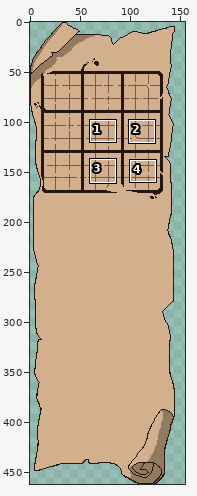
Edited in one commit: pixel-art file (src_sprites/parchment.aseprite). Above: a wide view before the commit, with the close-up outlined.
Close-up. Before:
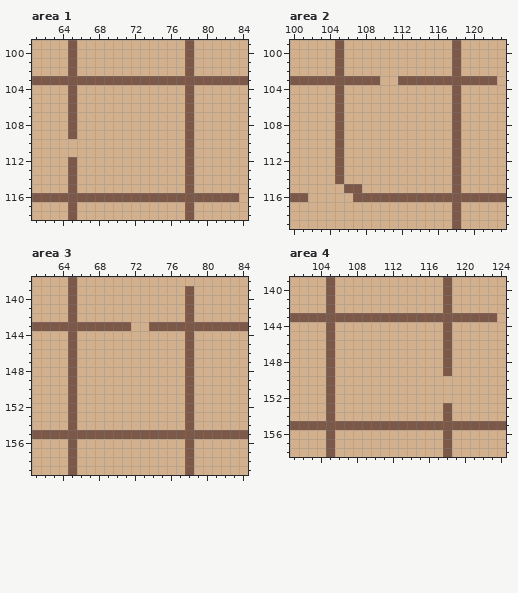
145x462 pixels, 1 frame. Shown: area 1: x 61..84, y 99..118; area 2: x 100..123, y 99..119; area 3: x 61..84, y 138..159; area 4: x 101..124, y 139..158. The old version is drawn lined up with the new one, on the new canvas. The commit also changed other parts of the picture, which this record leaves out.
New version:
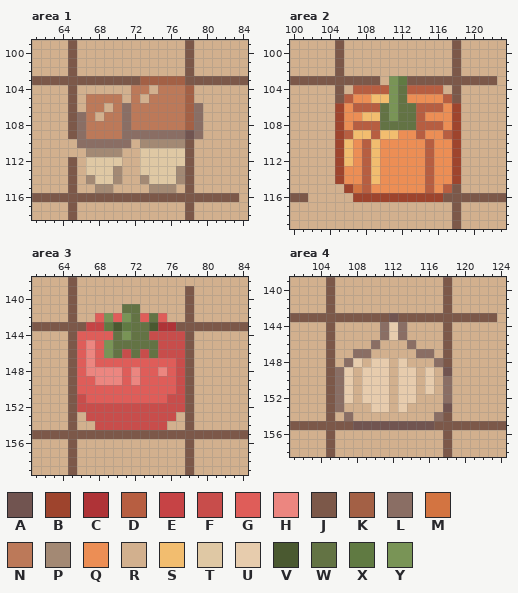
Palette (. is transparent): A #715450  B #9e442d  C #af3337  D #b75e41  E #c64345  F #c84d4b  G #df5d59  H #ec8680  J #7c5849  K #a36045  L #8a6e64  M #d37441  N #bc7959  P #a38974  Q #ec8e55  R #d2b08e  S #f2bd6f  T #dfc8a4  U #e7ccad  V #4a5930  W #637344  X #607a42  Y #799456
Diff:
canvas 145x462 -> 155x462
Area 1:
y 103: x 73..77 JJJJJ -> KKKKK
y 104: x 72..73 RR -> NN; x 75..78 RRRJ -> NNNK
y 105: x 67..70 RRRR -> NNNN; x 72 R -> N; x 74..78 RRRRJ -> NNNNK
y 106: x 67..68 RR -> NN; x 70..79 RRRRRRRRJR -> NLNNNNNNKL
y 107: x 66..67 RR -> LN; x 69..79 RRRRRRRRRJR -> NNLNNNNNNKL
y 108: x 66..79 RRRRRRRRRRRRJR -> LNNNNLNNNNNNKL
y 109: x 66..79 RRRRRRRRRRRRJR -> LNNNNLLLLLLLAL
y 110: x 66..71 RRRRRR -> LLLLLL; x 73..77 RRRRR -> PPPPP
y 111: x 67..70 RRRR -> PPPP; x 73..77 RRRRR -> TTTTT
y 112: x 67..70 RRRR -> TTTT; x 73..77 RRRRR -> TTTTT
y 113: x 67..70 RRRR -> TTTP; x 73..77 RRRRR -> TTTTP
y 114: x 67..70 RRRR -> PTTP; x 73..77 RRRRR -> PTTTP
y 115: x 68..69 RR -> PP; x 74..76 RRR -> PPP
Area 2:
y 103: x 111..112 RJ -> YX
y 104: x 107..116 RRRRRRRRRR -> DDDDYWDDDD
y 105: x 106..117 RRRRRRRRRRRR -> DQQSSYWQQQQD
y 106: x 105..118 JRRRRRRRRRRRRJ -> BQDDDWYWWDDDQB
y 107: x 105..118 JRRRRRRRRRRRRJ -> BQQSSWYWWDQQQB
y 108: x 105..118 JRRRRRRRRRRRRJ -> BQDDDWWWWDDDQB
y 109: x 105..118 JRRRRRRRRRRRRJ -> BDSSDSSQQDQQDB
y 110..112: x 105..118 JRRRRRRRRRRRRJ -> BSQDSQQQQQDQQB
y 113..114: x 105..118 JRRRRRRRRRRRRJ -> BQQDSQQQQQDQQB
y 115: x 106..117 JJRRRRRRRRRR -> BMDQQQQQQDQD
y 116: x 107..116 JJJJJJJJJJ -> BBBBBBBBBB
Area 3:
y 141: x 71..72 RR -> WW
y 142: x 68..75 RRRRRRRR -> GYGYWGWG
y 143: x 67..76 JJJJJRRJJJ -> EEXVXWWVCC
y 144: x 66..77 RRRRRRRRRRRR -> GGGGWYWWFFFF
y 145: x 66..77 RRRRRRRRRRRR -> GHGYWWWWWFFF
y 146: x 66..77 RRRRRRRRRRRR -> GHGYWFWFWFFF
y 147: x 66..77 RRRRRRRRRRRR -> GHGGGGGGGGGF
y 148: x 66..77 RRRRRRRRRRRR -> GHHHHGHGGHGF
y 149: x 66..77 RRRRRRRRRRRR -> GGHHHGHGGGGF
y 150: x 66..77 RRRRRRRRRRRR -> GGGGGGGGGGGF
y 151: x 66..77 RRRRRRRRRRRR -> FGGGGGGGGGFF
y 152: x 66..77 RRRRRRRRRRRR -> FFFFFFFFFFFF
y 153: x 67..76 RRRRRRRRRR -> FFFFFFFFFF
y 154: x 68..75 RRRRRRRR -> FFFFFFFF
Area 4:
y 143: x 112 J -> A
y 144..145: x 111..113 RRR -> LUL
y 146: x 110 R -> L; x 114 R -> L
y 147: x 108..109 RR -> LL; x 115..116 RR -> LL
y 148: x 107..108 RR -> LU; x 110..111 RR -> UU; x 113 R -> U; x 117 R -> L
y 149: x 106..107 RR -> LU; x 109..111 RRR -> UUU; x 113..114 RR -> UU; x 116 R -> U; x 118 J -> A
y 150..151: x 106..107 RR -> LU; x 109..111 RRR -> UUU; x 113..114 RR -> UU; x 116 R -> U; x 118 R -> L
y 152: x 106..107 RR -> LU; x 109..111 RRR -> UUU; x 113..114 RR -> UU; x 118 R -> L
y 153: x 106 R -> L; x 110..111 RR -> UU; x 113 R -> U; x 118 J -> A
y 154: x 107 R -> L; x 117 R -> L
y 155: x 108..116 JJJJJJJJJ -> AAAAAAAAA
Changed places in both close-ups, as pixel boxes (x1, y1, x2, y2):
changed: (77, 76, 203, 193)
changed: (335, 76, 461, 202)
changed: (77, 304, 185, 430)
changed: (335, 313, 452, 430)
